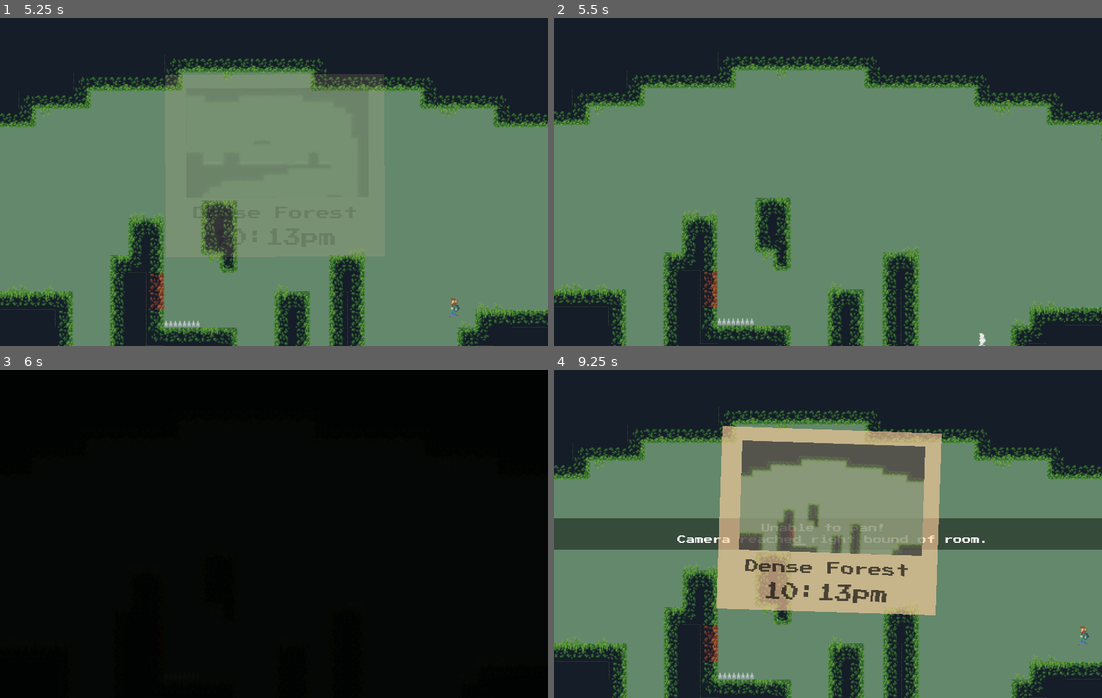
Above: before the commit, frames 1-4 (two rows, left to right).
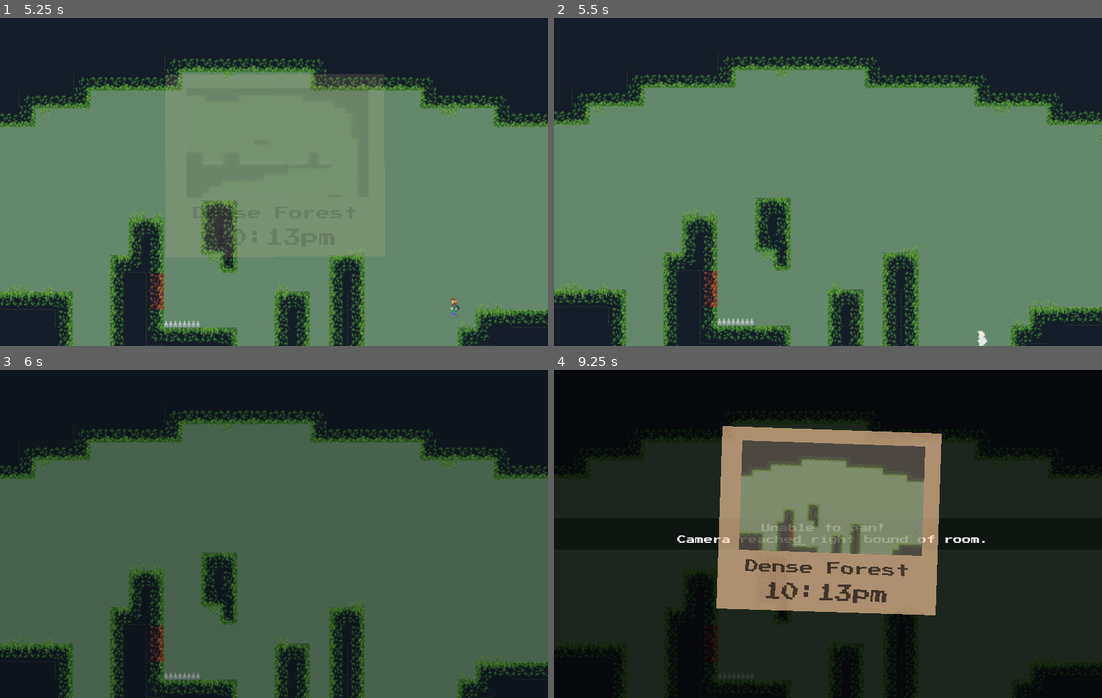
Above: after the commit, the same moments.

Repository: UHSGDC/Photographers-Hike
Game: Godot game, scene res://Game.tscn
Same seed, same stepped clock (60 frames per second), same inputs: the game is played once before the commit and once after it. The engine's default icon, where the game draws it, is replaced by a stand-in: a white triangle on a blue panel in a dark square.
Inputs (mouse positions are in pixels of both pictures, inside the frame that each line leads up to):
- Up to frame 1 (5.25 s): click "Play" at 0.5 s; tap Enter at 1.25 s; move the mouse to (394, 165) at 1.27 s; hold Ctrl (interact) 1.28-2.03 s; hold Right (menu_right) 1.28-2.78 s; click (394, 165) at 1.42 s; tap Space (jump) at 1.52, 2.27, 3.77, 4.52 s; move the mouse to (164, 198) at 2.02 s; click (164, 198) at 2.1 s; move the mouse to (328, 109) at 2.77 s; hold A (left) 2.78-3.53 s; tap C (take_picture) at 2.85, 5.1 s; move the mouse to (246, 247) at 3.52 s; hold Right (menu_right) 3.53-5.03 s; tap Ctrl (interact) at 3.6 s; click (246, 247) at 3.67 s; move the mouse to (438, 231) at 4.27 s; press the mouse at (438, 231) at 4.28 s; move the mouse to (109, 132) at 5.02 s; release the mouse at (109, 132) at 5.03 s; hold A (left) from 5.03 s (still down)
- Up to frame 2 (5.5 s): keep holding A (left); tap Space (jump) at 5.27 s
- Up to frame 3 (6 s): move the mouse to (301, 534) at 5.77 s; release A (left) at 5.78 s; hold Right (menu_right) from 5.78 s (still down); hold Ctrl (interact) from 5.78 s (still down); click (301, 534) at 5.92 s
- Up to frame 4 (9.25 s): move the mouse to (745, 452) at 6.52 s; release Right (menu_right) at 6.53 s; release Ctrl (interact) at 6.53 s; hold A (left) 6.53-8.03 s; click (745, 452) at 6.6 s; tap Space (jump) at 6.77, 7.52, 8.27 s; move the mouse to (948, 517) at 7.27 s; tap C (take_picture) at 7.35 s; move the mouse to (718, 550) at 8.02 s; hold Right (menu_right) from 8.03 s (still down); tap Ctrl (interact) at 8.1 s; click (718, 550) at 8.17 s; move the mouse to (882, 461) at 8.77 s; press the mouse at (882, 461) at 8.78 s

Frame 1 is identical in both runs. In frame 2, less than 0.1% of the frame differs, in the area x 77-80%, y 95-100%; in frame 3, 100%, in the area x 0-100%, y 0-100%; in frame 4, 86%.

Commit message:
Adjusted length of death flash animation

Diff:
--- a/PhotographersHike/Player/PlatformingPlayer.tscn
+++ b/PhotographersHike/Player/PlatformingPlayer.tscn
@@ -53,7 +53,7 @@
 
 [sub_resource type="Animation" id=16]
 resource_name = "Shrink and Flash"
-length = 0.3
+length = 0.5
 tracks/0/type = "value"
 tracks/0/path = NodePath(".:scale")
 tracks/0/interp = 1
@@ -61,7 +61,7 @@
 tracks/0/imported = false
 tracks/0/enabled = true
 tracks/0/keys = {
-"times": PoolRealArray( 0, 0.3 ),
+"times": PoolRealArray( 0.2, 0.5 ),
 "transitions": PoolRealArray( 1, 1 ),
 "update": 0,
 "values": [ Vector2( 1, 1 ), Vector2( 0, 0 ) ]
